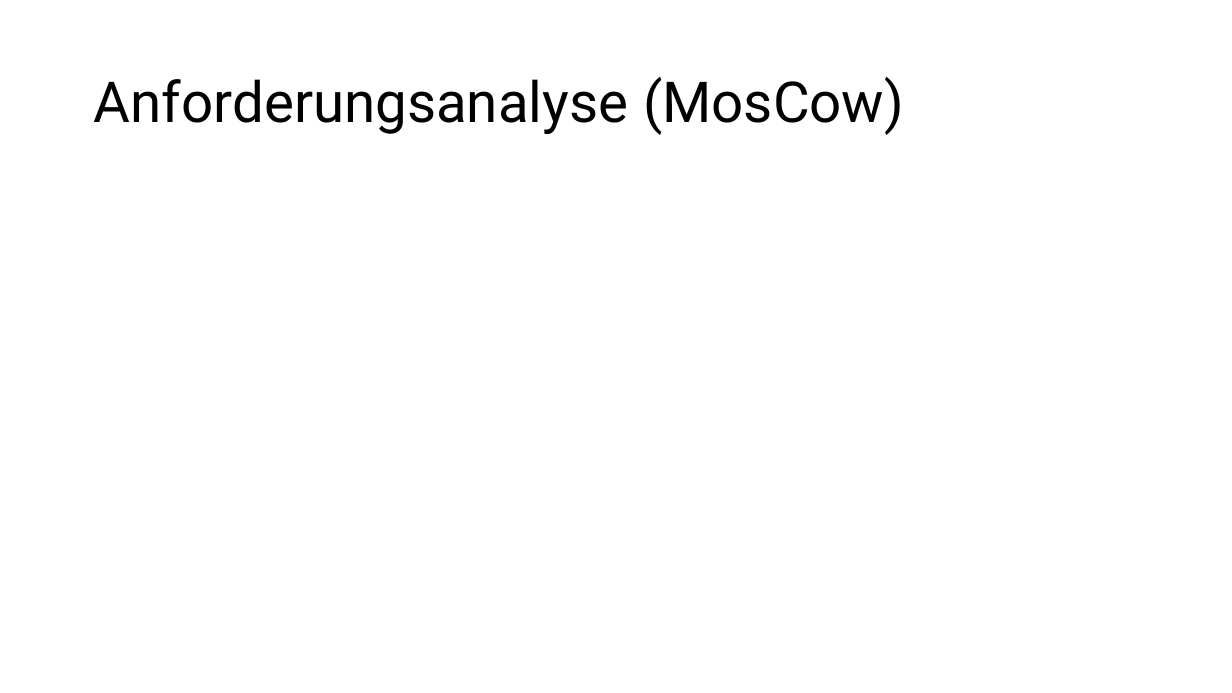
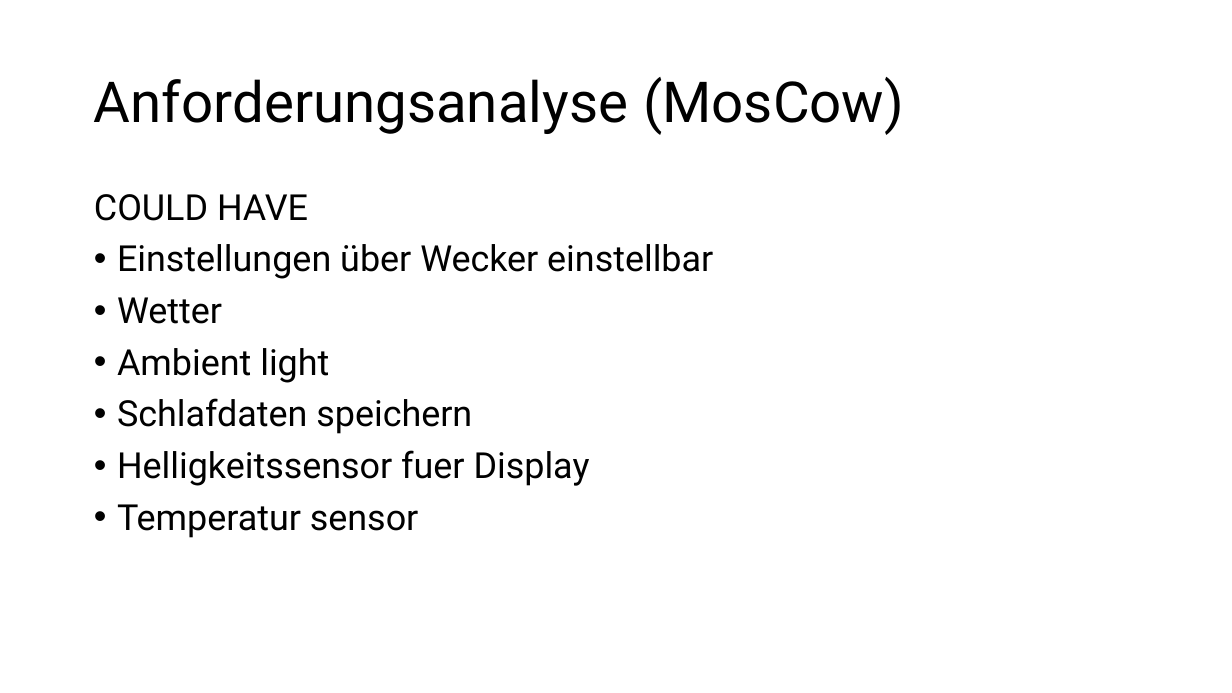
Before and after one commit to jannis1602/SmartAlarmClock, a slide deck: slide 7 of planung/Fachgespraech.pptx (slide 6 before the commit). Drawn at 1232x693 pixels with LibreOffice and Linux fonts; fonts in the diff are those of the drawing. Boxes give left, top, right and bottom in pixels: in the first picture for what was removed or moved away, otherwise in the second. Text is boxed around its words. In the diff, an @@ line names an element or a change of style, - is before the commit and + after.

Commit message:
progress on ppt

```diff
--- a/planung/Fachgespraech.pptx
+++ b/planung/Fachgespraech.pptx
@@ text added at (x1=94, y1=194, x2=713, y2=538), 28 pt, text #000000 @@
+COULD HAVE
+• Einstellungen über Wecker einstellbar
+• Wetter
+• Ambient light
+• Schlafdaten speichern
+• Helligkeitssensor fuer Display
+• Temperatur sensor
```
Also in this commit, not shown: 1 other slide changed, 5 slides added, 2 slides removed.
